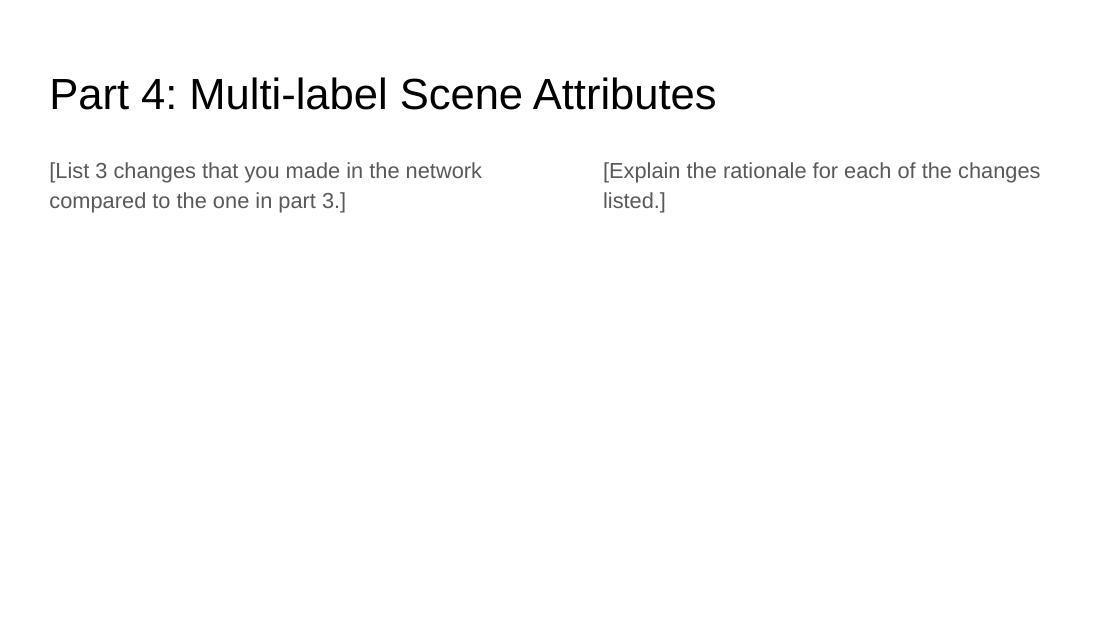
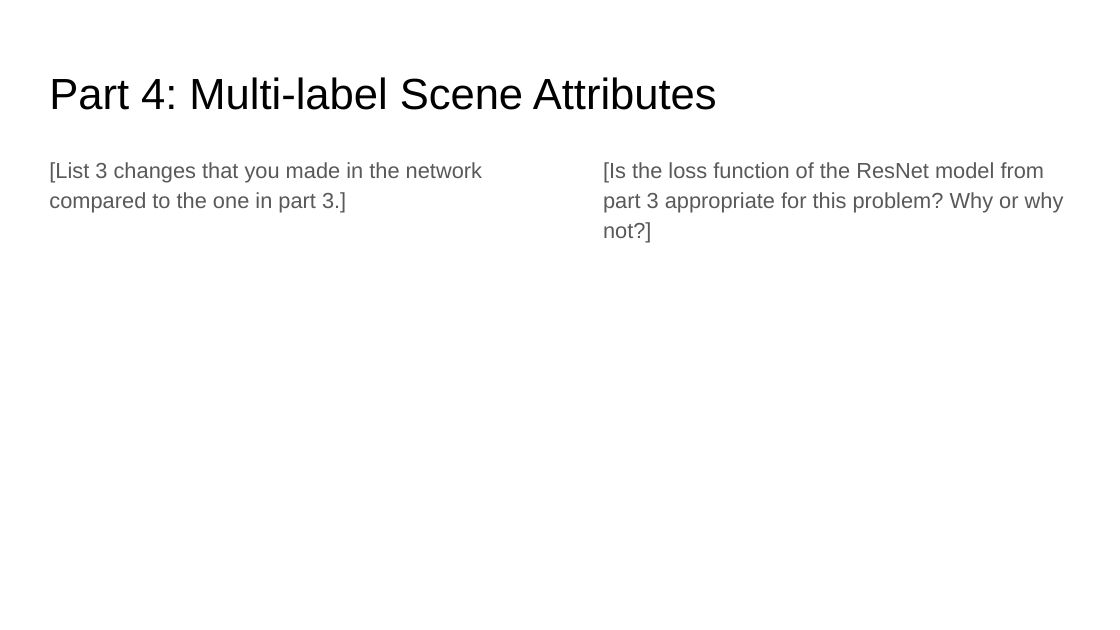
Before and after one commit to ShuvoNewaz/CS-6476-Projects-Fall2022, a slide deck: slide 13 of docs/proj4_report.pptx. Drawn at 1120x630 pixels with LibreOffice and Linux fonts; fonts in the diff are those of the drawing. Boxes give left, top, right and bottom in pixels: in the first picture for what was removed or moved away, otherwise in the second. Text is boxed around its words. In the diff, an @@ line names an element or a change of style, - is before the commit and + after.

```diff
--- a/docs/proj4_report.pptx
+++ b/docs/proj4_report.pptx
@@ text at (603,162,1064,242): text changed @@
-[Explain the rationale for each of the changes listed.]
+[Is the loss function of the ResNet model from part 3 appropriate for this problem? Why or why not?]
```
Also in this commit, not shown: 2 other slides changed, 1 other file.
